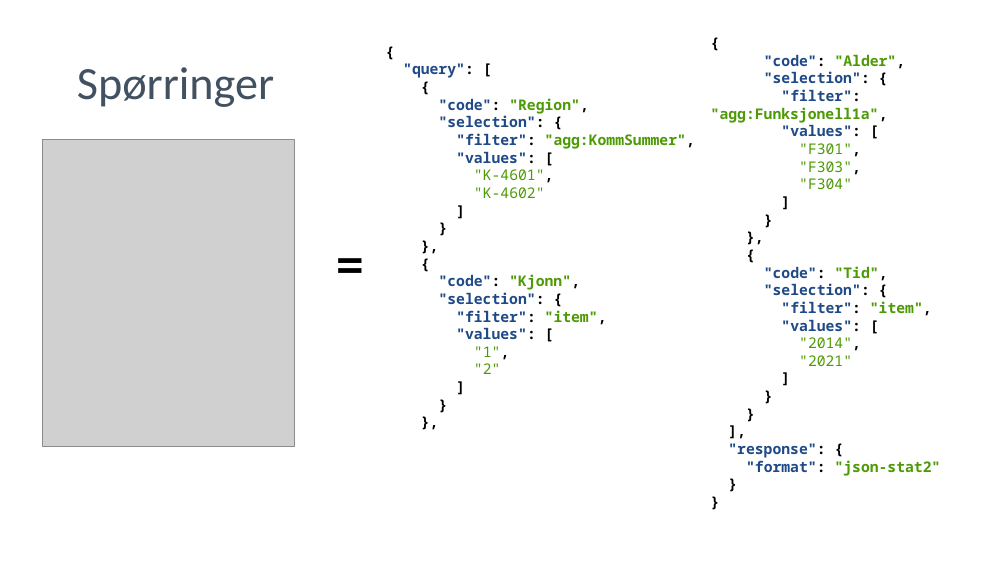
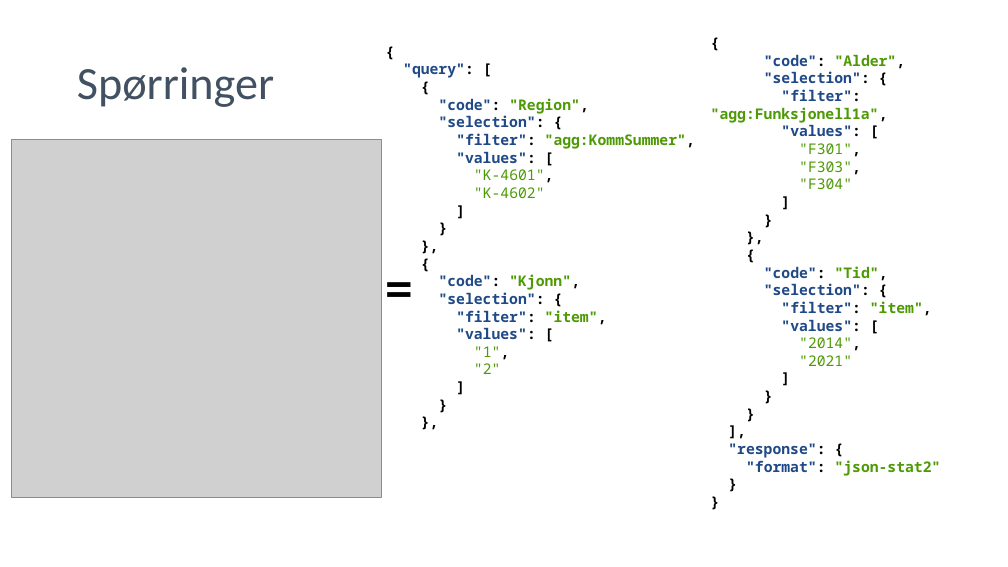
Before and after one commit to pandaAPIkurs/kursdata, a slide deck: slide 13 of Trinn2.pptx (slide 14 before the commit). Drawn at 1008x567 pixels with LibreOffice and Linux fonts; fonts in the diff are those of the drawing; grey boxes stand for pictures; background and template pictures are left out. Boxes give left, top, right and bottom in pixels: in the first picture for what was removed or moved away, otherwise in the second. Text is boxed around its words. In the diff, an @@ line names an element or a change of style, - is before the commit and + after.

```diff
--- a/Trinn2.pptx
+++ b/Trinn2.pptx
@@ picture: place and size @@
-picture at (42,140,295,447)
+picture at (11,140,382,498)
@@ text "=": place and size @@
-text "=" at (327,217,402,301)
+text "=" at (376,240,451,324)
```
Also in this commit, not shown: 5 other slides changed, 7 slides added, 4 slides removed, 5 other files.
